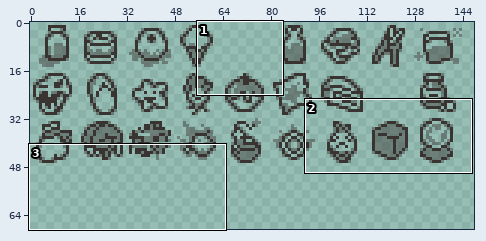
Sprite sheet: content/gfx/death_items.png. The picture above shows the old version from afar; the outline marks the close-up.
Close-up. The starting point:
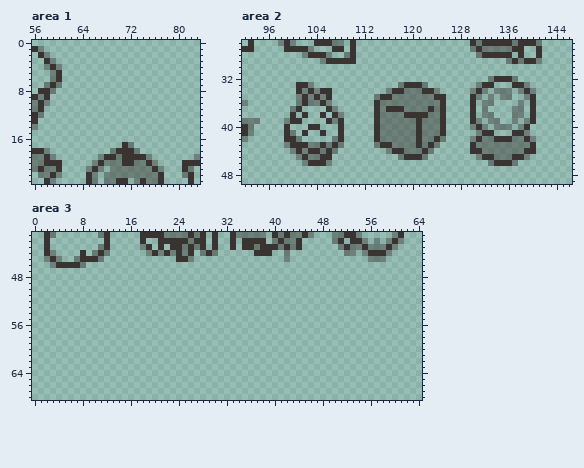
The file is 256x256 pixels. Colours within 5 levels of each other are drawn and written as one. Shown: area 1: x 56..83, y 0..23; area 2: x 92..146, y 26..49; area 3: x 0..64, y 41..68. The wide view leaves out empty margins.
The same view after the edit:
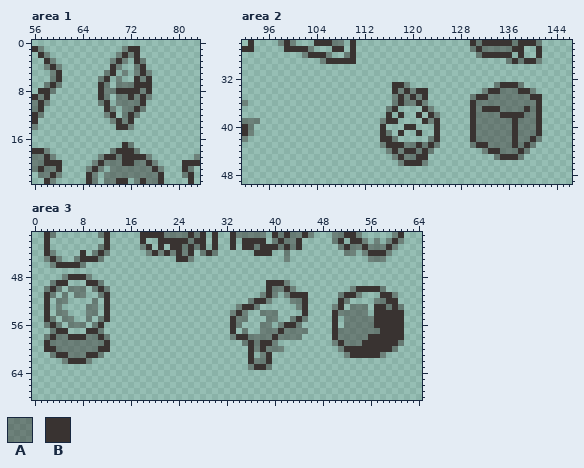
Palette (. is transparent): A #362f2d6d  B #393331
What changed:
Area 1:
y 1: x 71..73 ... -> ABB
y 2: x 70..73 .... -> ABAB
y 3: x 69..71 ... -> ABA; x 73..74 .. -> BA
y 4: x 69..70 .. -> BA; x 73..74 .. -> AB
y 5: x 68..69 .. -> AB; x 71 . -> A; x 73..75 ... -> ABA
y 6: x 67..68 .. -> AB; x 70 . -> A; x 73..75 ... -> BAB
y 7: x 67..68 .. -> BA; x 70..75 ...... -> AAABBB
y 8: x 67..75 ......... -> BAABBBBAB
y 9: x 67..68 .. -> BA; x 70..75 ...... -> AABABA
y 10: x 67..68 .. -> AB; x 70..74 ..... -> AAAAB
y 11: x 68..69 .. -> BA; x 71..74 .... -> AABA
y 12: x 68..69 .. -> AB; x 71..73 ... -> ABA
y 13: x 69..72 .... -> ABAB
y 14: x 70..72 ... -> BBA
Area 2:
y 32: x 133..137 ABBBA -> .....
y 33: x 101..103 BBA -> ...; x 117..122 .ABBBA -> BBA...; x 131..136 ABB... -> ...ABB; x 138..139 BA -> A.
y 34: x 101..106 BABABB -> ......; x 116 A -> .; x 118..119 BA -> AB; x 121 A -> B; x 123..124 BA -> ..; x 130..131 AB -> ..; x 133..134 .A -> BB; x 137..138 .A -> AB
y 35: x 101..106 ABABAB -> ......; x 114..116 ABB -> ...; x 118 A -> B; x 120 A -> B; x 122..125 AABB -> B...; x 130..132 BA. -> ABB; x 134 . -> A; x 137..138 .. -> AA; x 141 . -> B
y 36: x 101..106 ABAABA -> ......; x 114..116 BAA -> ...; x 118 A -> B; x 121 A -> B; x 123..125 AAB -> ...; x 131 . -> A; x 134..137 .... -> AAAA; x 139..141 .B. -> AAB
y 37: x 100..101 AB -> ..; x 106..107 BA -> ..; x 114..116 BAB -> ..A; x 118..125 BAAAABAB -> ....BA..; x 131..136 .A.... -> ABBBAA; x 139..141 .B. -> BAB
y 38: x 100 B -> .; x 102 B -> .; x 105 B -> .; x 107..108 BA -> ..; x 114..120 BAAAABB -> ..B.B..; x 122..123 BA -> .B; x 125 B -> .; x 131 . -> A; x 134..141 ...AA.B. -> ABBBBAAB
y 39: x 99..101 ABB -> ...; x 106..108 BAB -> ...; x 114 B -> .; x 116..122 AAAAABA -> BB....B; x 124..125 AB -> B.; x 132 . -> A; x 135..138 ..A. -> AABA; x 140..141 B. -> AB
y 40: x 99 B -> .; x 103..104 BB -> ..; x 108 B -> .; x 114..125 BAAAAAABAAAB -> .B...BB...B.; x 130..131 AB -> BA; x 133 . -> A; x 137 . -> B; x 139..141 B.. -> AAB
y 41: x 99..100 BA -> ..; x 102 B -> .; x 105 B -> .; x 108 B -> .; x 114..115 BA -> .B; x 117..120 AAAA -> .B..; x 122..125 AAAB -> ..B.; x 130 . -> B; x 132..136 BB... -> AAAAA; x 138 B -> A; x 140..141 .. -> AB
y 42: x 99..101 BBA -> ...; x 107..108 AB -> ..; x 114..116 BAA -> .BB; x 118..122 AAABA -> .....; x 125 A -> .; x 130..131 AB -> BA; x 134..137 BBBA -> AAAB; x 139..141 BA. -> ABA
y 43: x 99..108 ABBBAABABA -> ..........; x 114..115 AB -> .A; x 117..118 AA -> BB; x 130..132 BAA -> ABB; x 137 A -> B; x 139..140 AB -> BA
y 44: x 100..107 ABABBABA -> ........; x 118..120 BAA -> ABB; x 130..131 BB -> ..; x 133..134 AA -> BB; x 138..140 ABB -> BA.
y 45: x 101..106 ABAABB -> ......; x 117..120 .ABB -> ABAA; x 122 A -> B; x 131..133 ABB -> ...; x 135..136 AA -> BB; x 138..139 BA -> A.
y 46: x 102..106 ABBBA -> .....; x 118..122 ..... -> ABBBA; x 133..137 ABBBA -> .....
Area 3:
y 48: x 5..9 ..... -> ABBBA
y 49: x 3..5 ... -> ABB; x 9..11 ... -> BBA; x 39..42 .... -> BBBA
y 50: x 2..4 ... -> ABA; x 6..8 ... -> AAA; x 10..12 ... -> ABA; x 39..43 ..... -> BAABA; x 53..58 ...... -> ABBBBA
y 51: x 2..3 .. -> BA; x 5 . -> A; x 7..8 .. -> AA; x 11..12 .. -> AB; x 38..40 ... -> ABA; x 42..45 .... -> ABBB; x 51..54 .... -> ABBA; x 58..60 ... -> BBA
y 52: x 2 . -> B; x 4..5 .. -> AA; x 10 . -> A; x 12 . -> B; x 36..39 .... -> ABBA; x 43..45 ... -> AAB; x 51..52 .. -> BA; x 57..60 .... -> AABB
y 53: x 2 . -> B; x 4 . -> A; x 9..10 .. -> AA; x 12 . -> B; x 34..37 .... -> ABBA; x 44..45 .. -> AB; x 50..51 .. -> AB; x 53..55 ... -> AAA; x 57..61 ..... -> BBABA
y 54: x 2 . -> B; x 4..5 .. -> AA; x 9..10 .. -> AA; x 12 . -> B; x 33..35 ... -> ABA; x 38..40 ... -> AAA; x 45 . -> B; x 50..55 ...... -> BAAAAA; x 57..61 ..... -> BBBBB
y 55: x 2..3 .. -> BA; x 5..6 .. -> AA; x 9 . -> A; x 11..12 .. -> AB; x 33..35 ... -> BAA; x 39..40 .. -> AA; x 43..45 ... -> ABA; x 50 . -> B; x 52..61 .......... -> AAAAABBBBB
y 56: x 2..4 ... -> ABA; x 6..8 ... -> AAA; x 10..11 .. -> AB; x 33..34 .. -> BA; x 38..39 .. -> AA; x 41..44 .... -> ABBA; x 50 . -> B; x 52..61 .......... -> AAAAABBBBB
y 57: x 3..5 ... -> ABB; x 9..11 ... -> BBA; x 33 . -> B; x 35 . -> A; x 38..45 ........ -> AAABAAAA; x 50..61 ............ -> BAAAAAAABBBB
y 58: x 2..12 ........... -> ABAABBBAABA; x 33..44 ............ -> ABBAAAABAAAA; x 50..61 ............ -> BAAAAABBBBBB
y 59: x 2..12 ........... -> BAAAAAAAAAB; x 35..40 ...... -> ABABBA; x 50..61 ............ -> ABAAABBBBBBA
y 60: x 2..12 ........... -> BBAAAAAAABB; x 36..41 ...... -> BABAAA; x 51..60 .......... -> ABBBBBBBBA
y 61: x 3..11 ......... -> ABBAAABBA; x 36 . -> B; x 38..39 .. -> AB; x 52..58 ....... -> ABBBBBA
y 62: x 5..9 ..... -> ABBBA; x 36..39 .... -> BAAB
y 63: x 36..39 .... -> ABBA
Boxes around the changes in both close-ups, in picture pixels (x1, y1, x2, y2):
added: (98, 46, 152, 130)
changed: (374, 76, 542, 166)
erased: (284, 82, 344, 166)
added: (44, 274, 110, 364)
added: (230, 280, 404, 370)
